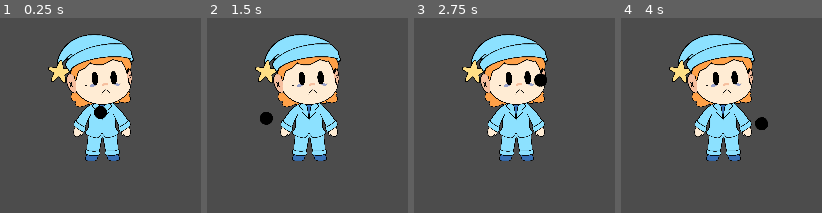
Above: before the commit, frames 1-4 (left to right).
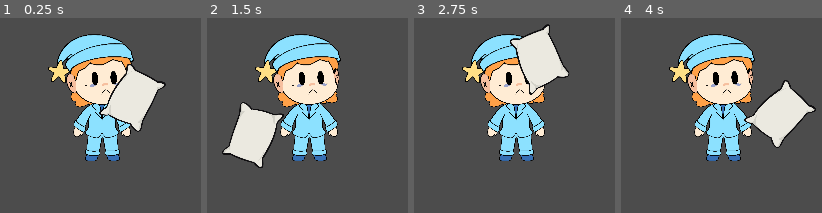
Above: after the commit, the same moments.

Repository: GayFreaks/FiveNightSleep
Game: Godot game, scene res://Levels/Overworld.tscn
The game is run twice, just before and just after one commit, with the same random seed, the same clock (stepped at 60 frames per second) and the same inputs.
Inputs (mouse positions are in pixels of both pictures, inside the frame that each line leads up to):
- Up to frame 1 (0.25 s): no input
- Up to frame 2 (1.5 s): tap Enter at 0.5 s; move the mouse to (outside the picture) at 0.52 s; hold D (Move_Right) 0.53-1.28 s; click (outside the picture) at 0.67 s; tap Space at 1.25 s; move the mouse to (outside the picture) at 1.27 s; hold S (Move_Down) from 1.28 s (still down); click (outside the picture) at 1.42 s
- Up to frame 3 (2.75 s): tap Enter at 2 s; move the mouse to (outside the picture) at 2.02 s; release S (Move_Down) at 2.03 s; hold D (Move_Right) from 2.03 s (still down); click (outside the picture) at 2.17 s
- Up to frame 4 (4 s): tap Space at 2.75 s; move the mouse to (681, 203) at 2.77 s; release D (Move_Right) at 2.78 s; hold W (Move_Up) 2.78-3.53 s; click (681, 203) at 2.92 s; tap Enter at 3.5 s; move the mouse to (outside the picture) at 3.52 s; hold A (Move_Left) from 3.53 s (still down); click (outside the picture) at 3.67 s

The runs differ from the first frame. In frame 1, 5.2% of the frame differs, in the area x 46-83%, y 23-59%; in frame 2, 5.6%, in the area x 7-39%, y 43-77%; in frame 3, 5.0%; in frame 4, 5.6%.

Commit message:
pillow

Diff:
--- a/Player.tscn
+++ b/Player.tscn
@@ -1,15 +1,15 @@
 [gd_scene load_steps=6 format=2]
 
 [ext_resource path="res://Scripts/Player.gd" type="Script" id=1]
-[ext_resource path="res://Assets/UI/Direction.png" type="Texture" id=2]
 [ext_resource path="res://Assets/Player.png" type="Texture" id=3]
+[ext_resource path="res://Assets/Items/Pillow.png" type="Texture" id=4]
 
 [sub_resource type="CapsuleShape2D" id=1]
 radius = 80.0
 height = 120.0
 
 [sub_resource type="RectangleShape2D" id=2]
-extents = Vector2( 45.5, 10 )
+extents = Vector2( 45.5, 62.4352 )
 
 [node name="Player" type="KinematicBody2D"]
 script = ExtResource( 1 )
@@ -25,11 +25,16 @@
 [node name="Camera2D" type="Camera2D" parent="."]
 current = true
 
-[node name="Direction" type="Sprite" parent="."]
-texture = ExtResource( 2 )
+[node name="Direction" type="Node2D" parent="."]
 
 [node name="Pillow" type="Area2D" parent="Direction"]
 
+[node name="Sprite" type="Sprite" parent="Direction/Pillow"]
+position = Vector2( 183, 153 )
+scale = Vector2( 0.2, 0.2 )
+texture = ExtResource( 4 )
+
 [node name="CollisionShape2D" type="CollisionShape2D" parent="Direction/Pillow"]
-position = Vector2( 35.5, 0 )
+position = Vector2( 75.951, -35.3792 )
+rotation = 0.523598
 shape = SubResource( 2 )
--- a/Scripts/Player.gd
+++ b/Scripts/Player.gd
@@ -22,7 +22,7 @@
 		var player_on_screen = get_global_transform_with_canvas().get_origin()
 		var mouse_on_screen = get_viewport().get_mouse_position()
 		mouse_pos_rel_player = mouse_on_screen-player_on_screen
-		mouse_pos_rel_player = mouse_pos_rel_player.clamped(100)
+		mouse_pos_rel_player = mouse_pos_rel_player.normalized() * 60
 		mouse_rot_rel_player = mouse_on_screen.angle_to_point(player_on_screen)
 		direction_object.position = mouse_pos_rel_player
 		direction_object.rotation = mouse_rot_rel_player
Binary file added: Assets/Enemies/Cat.png
Not shown, added: Assets/Enemies/Cat.png.import
Binary file added: Assets/Items/Bed.png
Not shown, added: Assets/Items/Bed.png.import
Binary file added: Assets/Items/HardPillow.png
Not shown, added: Assets/Items/HardPillow.png.import
Binary file added: Assets/Items/Pillow.png
Not shown, added: Assets/Items/Pillow.png.import
Binary file added: Assets/Items/Plushie.png
Not shown, added: Assets/Items/Plushie.png.import
